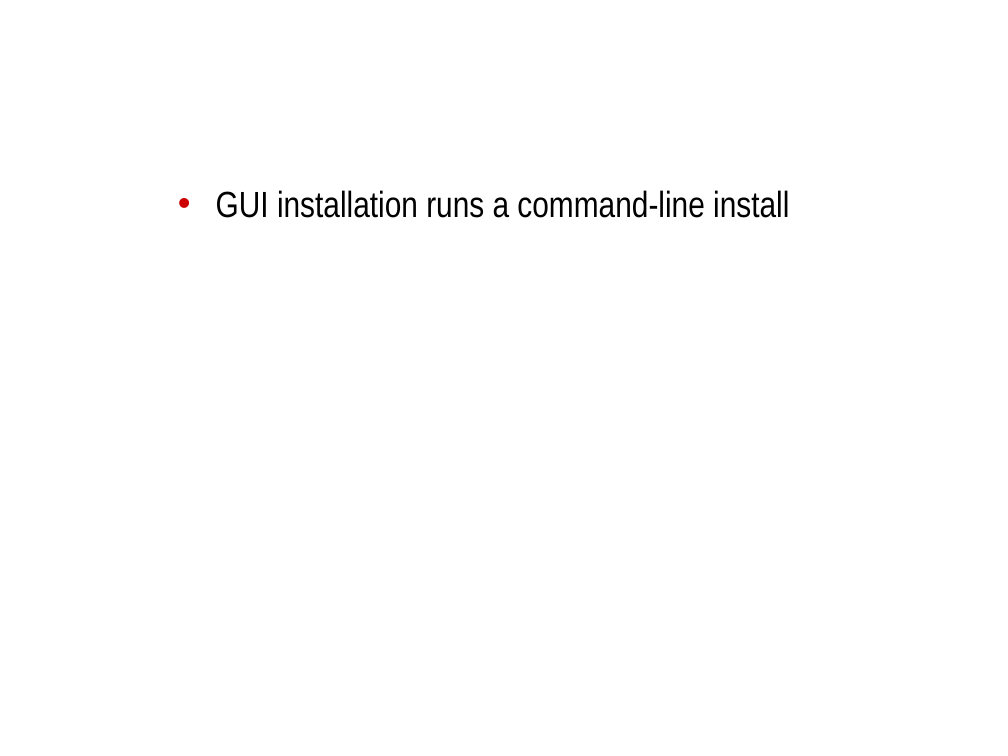
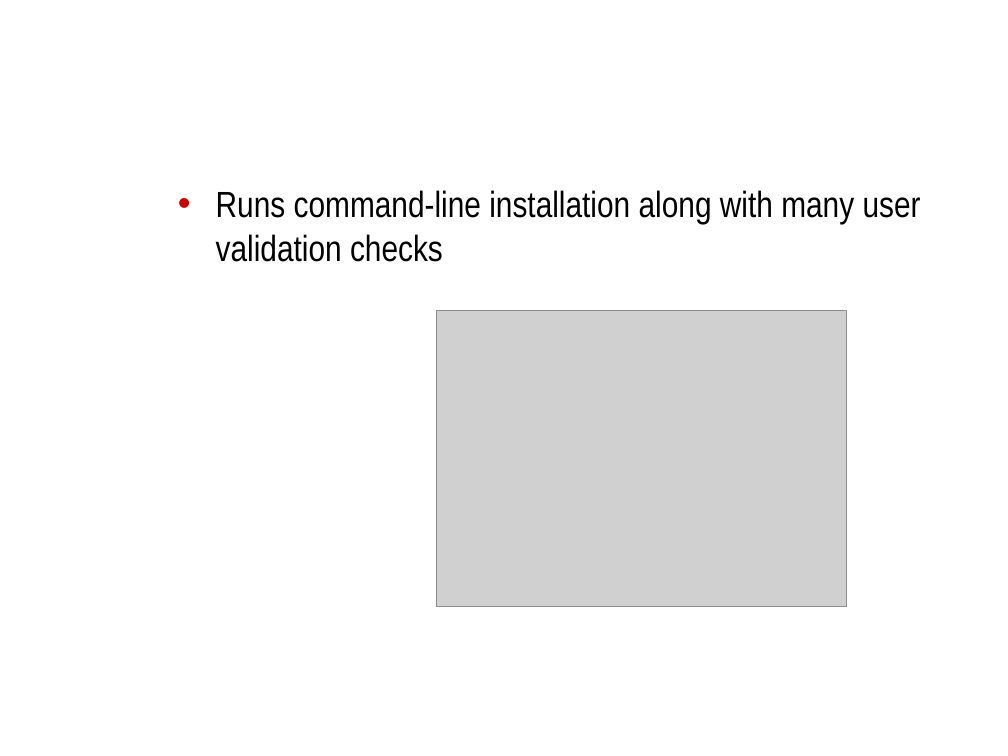
Before and after one commit to NCIP/automation, a slide deck: slide 8 of docs/roadmap/bda-demo.ppt (slide 11 before the commit). Drawn at 1008x756 pixels with LibreOffice and Linux fonts; fonts in the diff are those of the drawing; grey boxes stand for pictures; background and template pictures are left out. Boxes give left, top, right and bottom in pixels: in the first picture for what was removed or moved away, otherwise in the second. Text is boxed around its words. In the diff, an @@ line names an element or a change of style, - is before the commit and + after.

```diff
--- a/docs/roadmap/bda-demo.ppt
+++ b/docs/roadmap/bda-demo.ppt
@@ text removed at (x1=216, y1=190, x2=789, y2=218) @@
-• GUI installation runs a command-line install
@@ text added at (x1=216, y1=190, x2=921, y2=262), 26 pt, text #000000 @@
+• Runs command-line installation along with many user validation checks
@@ picture added at (x1=436, y1=310, x2=846, y2=607) @@
```
Also in this commit, not shown: 7 other slides changed, 1 slide added, 2 slides removed, 1 other file.
